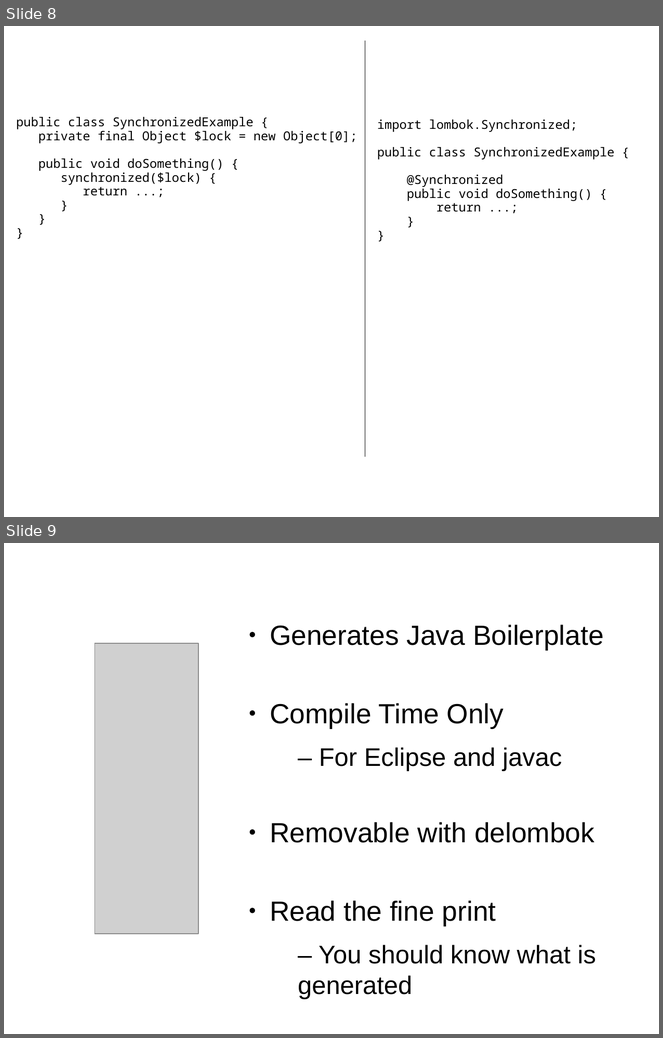
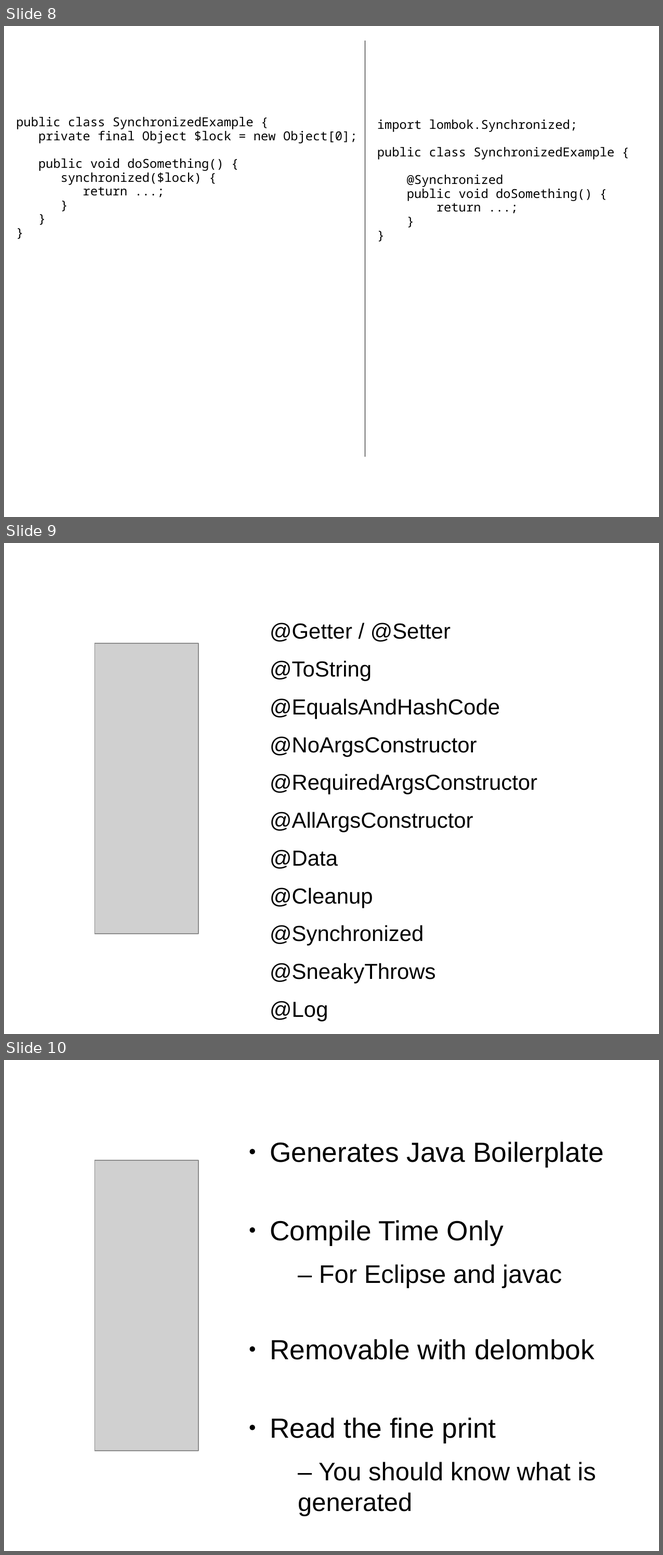
Before and after one commit to HamletDRC/presentations, a slide deck: asttransformations/CodeGeneration_SDC.odp. Shown one above the other, each under a label of ours: slides 8 and 9 before the commit, slides 8, 9 and 10 after it. The pictures are 663x1038 and 663x1555 pixels, drawn with LibreOffice and Linux fonts; fonts in the diff are those of the drawing; grey boxes stand for pictures. Boxes give left, top, right and bottom in pixels: in the first picture for what was removed or moved away, otherwise in the second. Text is boxed around its words. In the diff, an @@ line names an element or a change of style, - is before the commit and + after.

```diff
--- a/asttransformations/CodeGeneration_SDC.odp
+++ b/asttransformations/CodeGeneration_SDC.odp
@@ slide 9 added at [4,543,659,1034], background #FFFFFF @@
@@ text added at [270,623,538,1022], 26.4 pt, text #000000 @@
+@Getter / @Setter
+@ToString
+@EqualsAndHashCode
+@NoArgsConstructor
+@RequiredArgsConstructor
+@AllArgsConstructor
+@Data
+@Cleanup
+@Synchronized
+@SneakyThrows
+@Log
+val
@@ picture added at [95,643,198,934] @@
@@ what was slide 9 is now slide 10 @@
```
Also in this commit, not shown: 9 slides changed, 11 other slides added, 2 slides removed, 4 other files.
